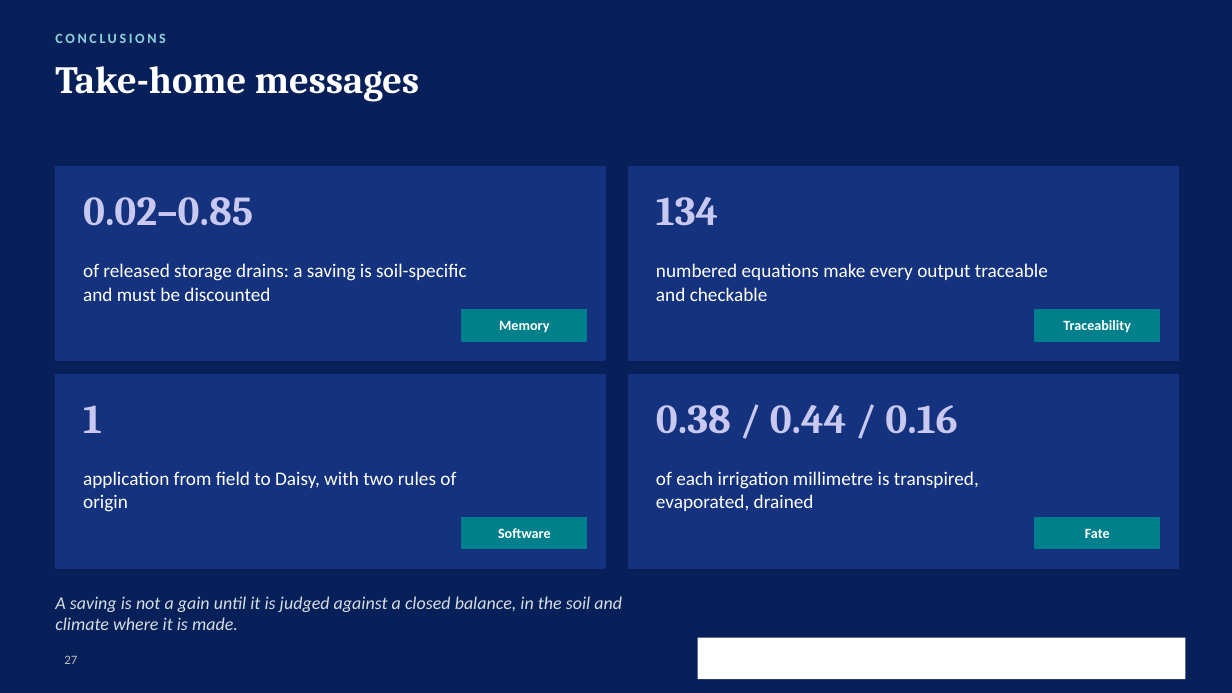
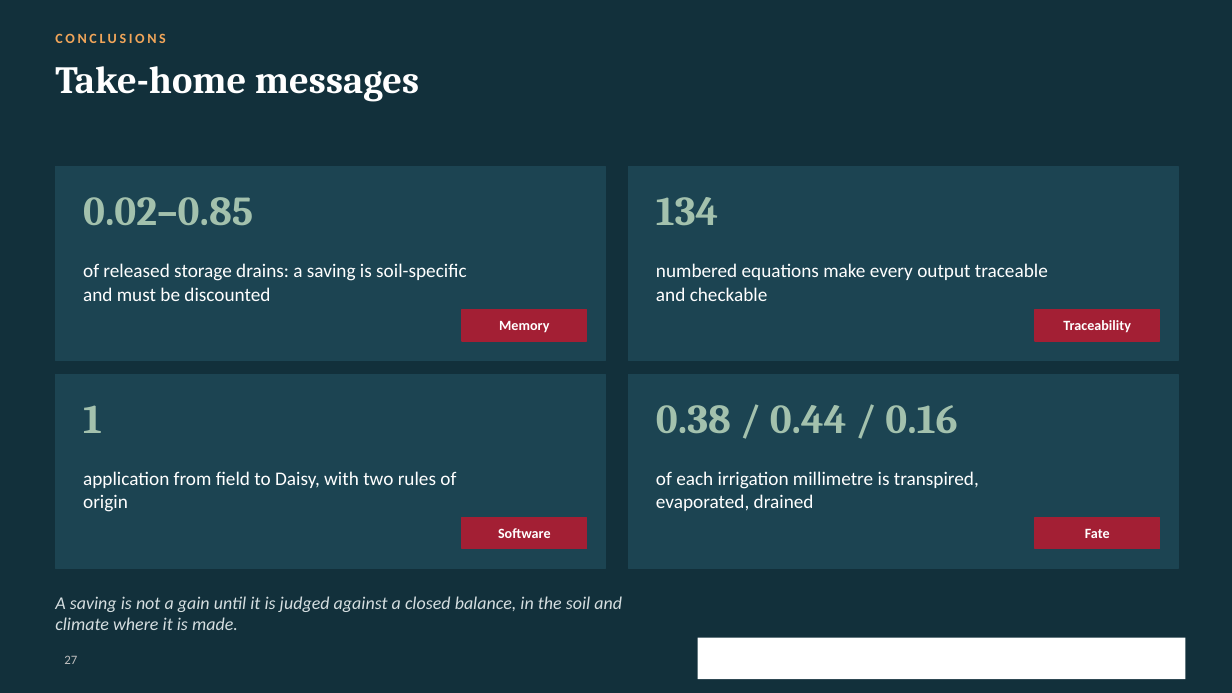
Before and after one commit to halilunaziru73-creator/Coupled-Water-Fluxes-Pore-Scale-Dynamics-Precision-Irrigation-Mulching-Feedback-Loops, a slide deck: slide 27 of Manuscripts/pdf/Supplementary/SWAFL_Presentation.pptx. Drawn at 1232x693 pixels with LibreOffice and Linux fonts; fonts in the diff are those of the drawing; background and template pictures are left out. Boxes give left, top, right and bottom in pixels: in the first picture for what was removed or moved away, otherwise in the second. Text is boxed around its words. In the diff, an @@ line names an element or a change of style, - is before the commit and + after.

Commit message:
Presentation: back to the previous style

```diff
--- a/Manuscripts/pdf/Supplementary/SWAFL_Presentation.pptx
+++ b/Manuscripts/pdf/Supplementary/SWAFL_Presentation.pptx
@@ background #08205A to #12303B @@
@@ text "CONCLUSIONS" at box(55, 33, 165, 43): text colour #8FD3DA to #F2A65A @@
@@ fill #14327E to #1C4452; outline #14327E 1 pt to #1C4452 1 pt in 4 elements at box(628, 166, 1178, 360), box(55, 374, 605, 568), box(628, 374, 1178, 568), box(55, 166, 605, 360) @@
@@ text colour #C8C8F0 to #A3C1AD in 4 elements at box(83, 197, 253, 226), box(656, 197, 718, 225), box(83, 405, 102, 433), box(656, 405, 957, 434) @@
@@ fill #00808A to #A31F34; outline #00808A 1 pt to #A31F34 1 pt in 4 elements at box(462, 310, 587, 341), box(1035, 310, 1160, 341), box(462, 518, 587, 549), box(1035, 518, 1160, 549) @@
```
Also in this commit, not shown: 28 other slides changed.
